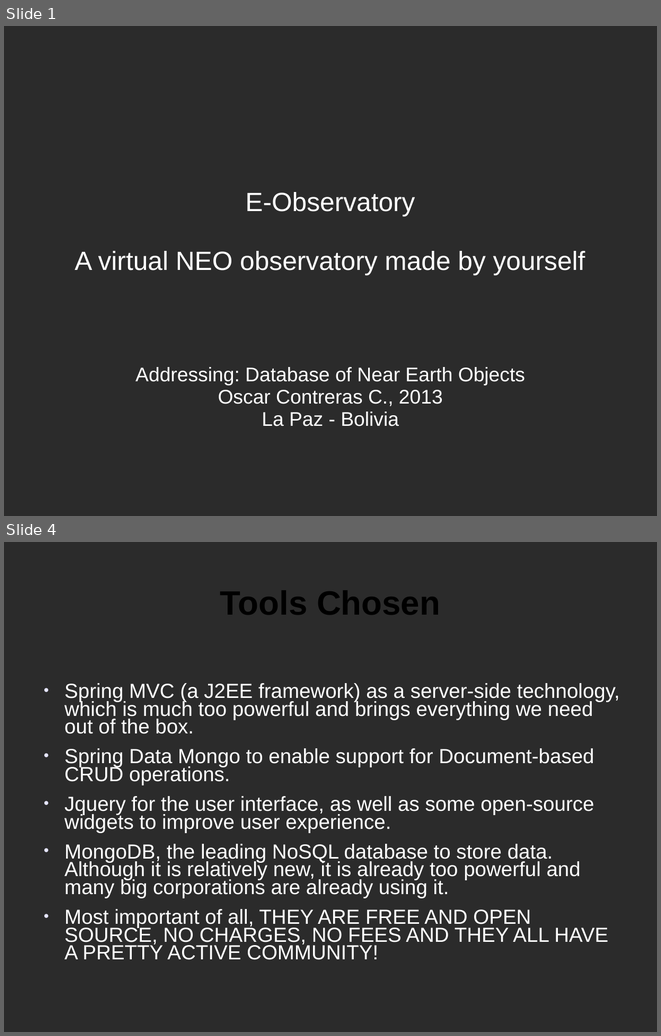
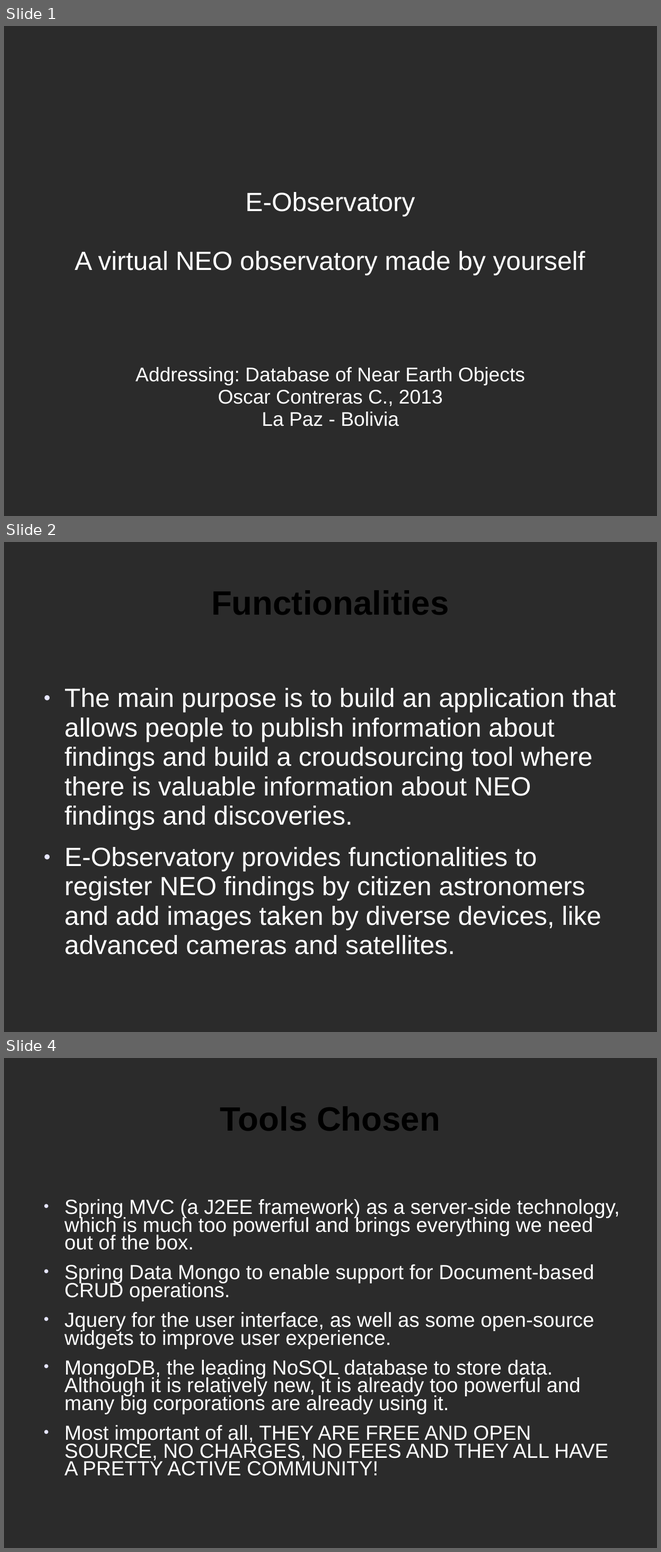
Before and after one commit to occ1983/eObservatory, a slide deck: eObservatory/NASA_PRESENTATION.ppt. Shown one above the other, each under a label of ours: slides 1 and 4 before the commit, slides 1, 2 and 4 after it; the slides between them are not shown. The pictures are 661x1036 and 661x1552 pixels, drawn with LibreOffice and Linux fonts; fonts in the diff are those of the drawing; background and template pictures are left out; a plain dark background stands for a picture behind light text. Boxes give left, top, right and bottom in pixels: in the first picture for what was removed or moved away, otherwise in the second. Text is boxed around its words. In the diff, an @@ line names an element or a change of style, - is before the commit and + after.

```diff
--- a/eObservatory/NASA_PRESENTATION.ppt
+++ b/eObservatory/NASA_PRESENTATION.ppt
@@ slide 2 added at bbox=[4, 542, 657, 1032], background picture (left out) @@
@@ title added at bbox=[211, 590, 449, 615], 41 pt, text #000000, bold @@
+Functionalities
@@ text added at bbox=[64, 688, 616, 954], 32 pt, text #FFFFFF @@
+● The main purpose is to build an application that allows people to publish information about findings and build a croudsourcing tool where there is valuable information about NEO findings and discoveries.
+● E-Observatory provides functionalities to register NEO findings by citizen astronomers and add images taken by diverse devices, like advanced cameras and satellites.
```
Also in this commit, not shown: 1 slide changed, 3 slides removed.
